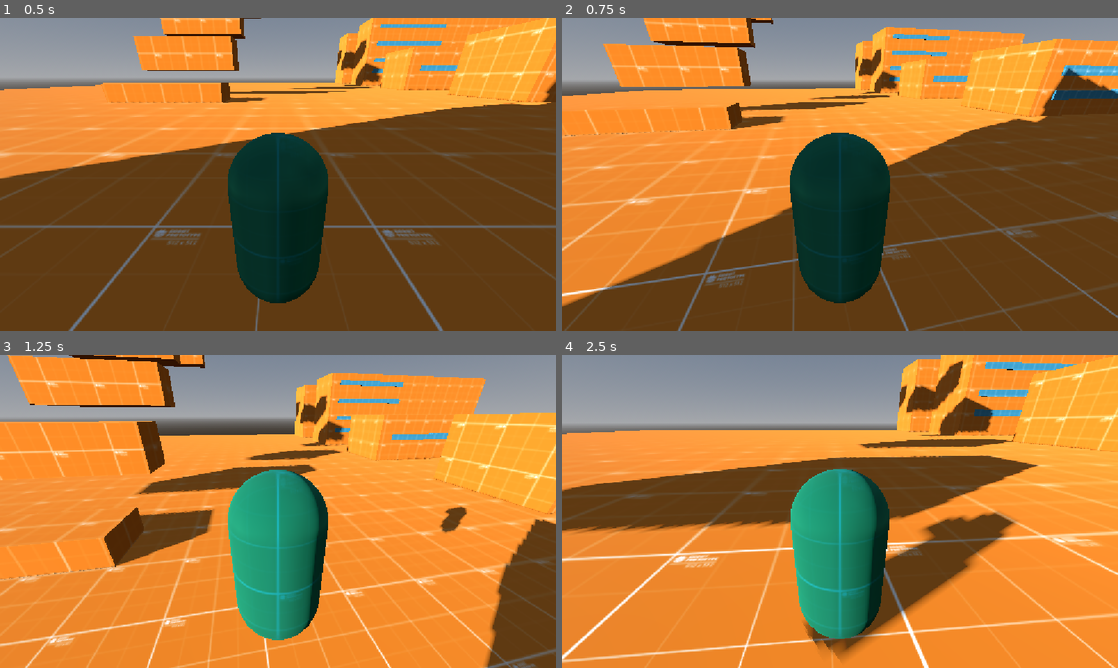
Above: before the commit, frames 1-4 (two rows, left to right).
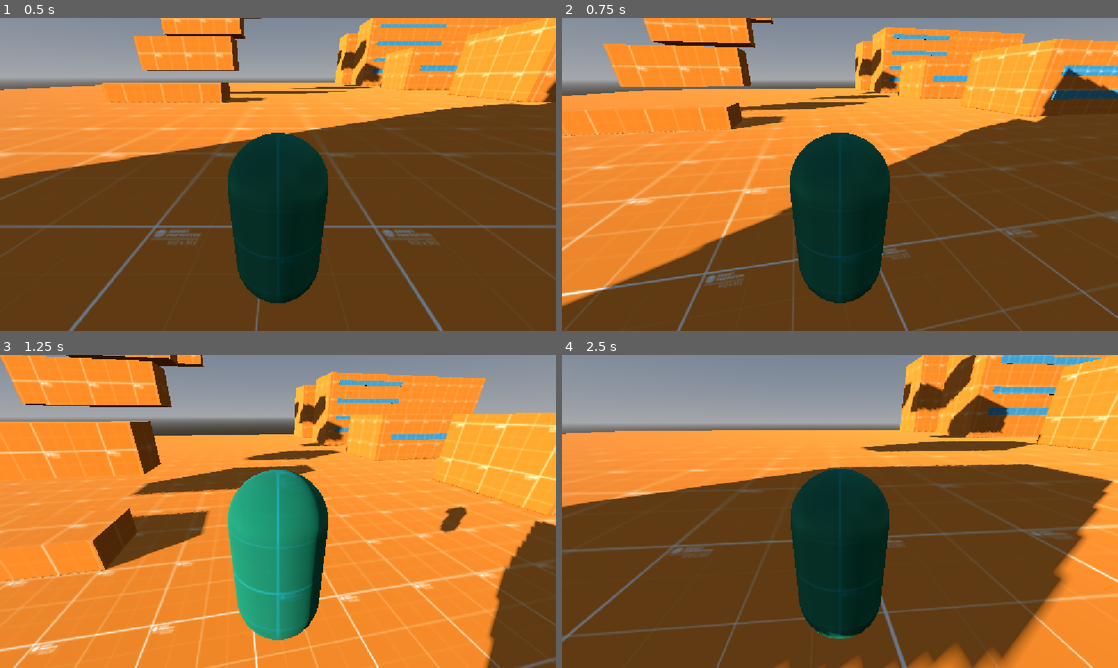
Above: after the commit, the same moments.

Repository: MauroMelender/ProtoProyectGensaku
Game: Godot game, scene res://Test Folder 0.1/escena_testeo.tscn
Same seed, same stepped clock (60 frames per second), same inputs: the game is played once before the commit and once after it.
Inputs (mouse positions are in pixels of both pictures, inside the frame that each line leads up to):
- Up to frame 1 (0.5 s): no input
- Up to frame 2 (0.75 s): tap Enter (ui_accept) at 0.5 s; move the mouse to (867, 174) at 0.52 s; hold W (ui_up) from 0.53 s (still down); tap Q (dash) at 0.6 s
- Up to frame 3 (1.25 s): keep holding W (ui_up); tap Enter (ui_accept) at 0.77 s
- Up to frame 4 (2.5 s): keep holding W (ui_up); move the mouse to (812, 511) at 1.27 s; tap Q (dash) at 1.35, 2.1 s; tap Enter (ui_accept) at 1.52 s; move the mouse to (851, 505) at 2.02 s

Frame 1 is identical in both runs. In frame 2, 0.4% of the frame differs, in the area x 0-100%, y 0-100%; in frame 3, 11%; in frame 4, 53%.

Commit message:
Pequeños arreglos

Diff:
--- a/Test Folder 0.1/Player/Movement.gd
+++ b/Test Folder 0.1/Player/Movement.gd
@@ -1,9 +1,9 @@
 extends CharacterBody3D
 
 # --- PARÁMETROS CONFIGURABLES ---
-@export var SPEED: float = 6.0
+@export var SPEED: float = 8.0
 @export var ACCEL: float = 12.0
-@export var FRICTION: float = 20.0
+@export var FRICTION: float = 30.0
 @export var JUMP_VELOCITY: float = 6.0
 @export var MAX_JUMPS: int = 2
 @export var MOUSE_SENSITIVITY: float = 0.003
@@ -13,7 +13,7 @@
 @export var LEDGE_JUMP_FORWARD_FORCE: float = 3.0
 
 # --- CONFIGURACIÓN DE WALL RUNNING ---
-@export var WALL_RUN_SPEED: float = 6.0
+@export var WALL_RUN_SPEED: float = 17.0
 @export var WALL_JUMP_FORCE: float = 5.0
 
 # --- CONFIGURACIÓN DE DASH ---
